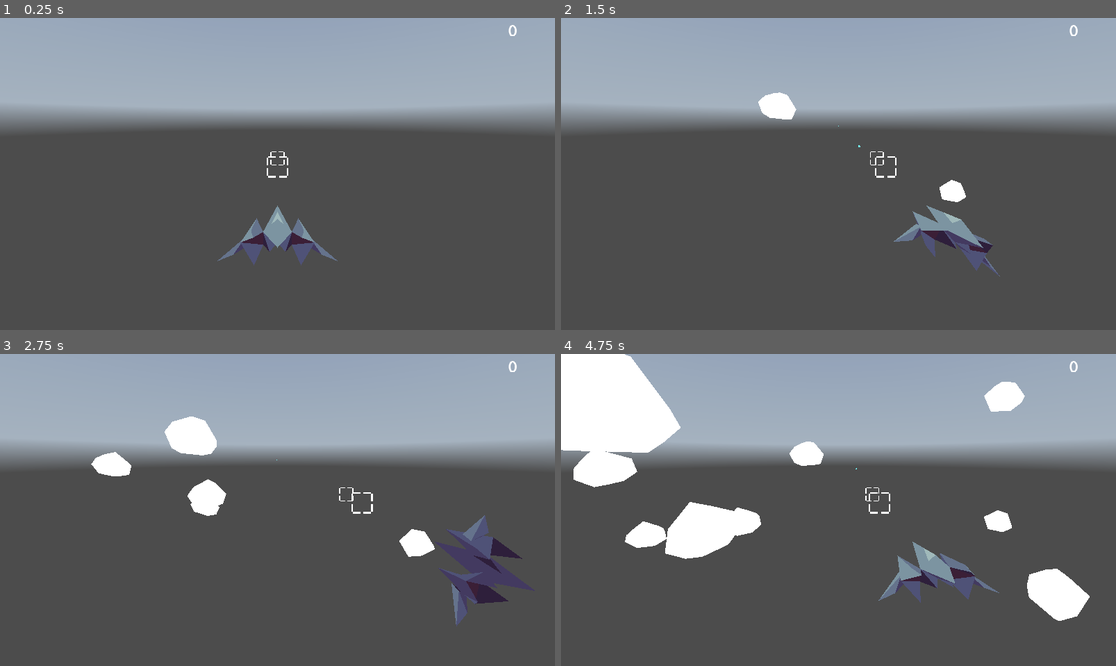
Above: before the commit, frames 1-4 (two rows, left to right).
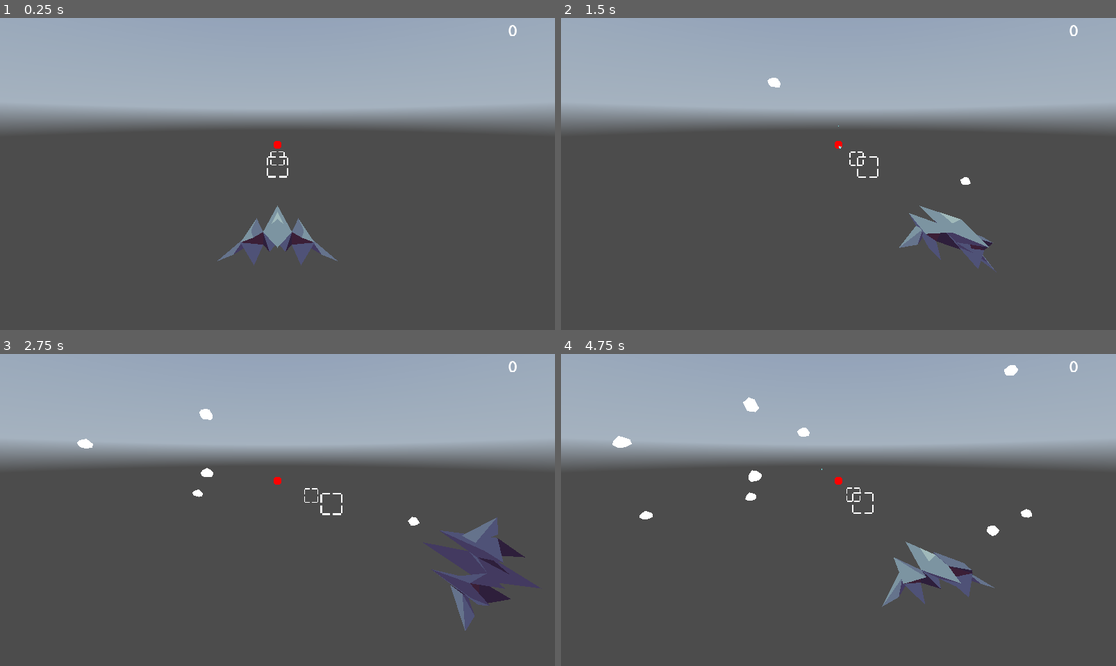
Above: after the commit, the same moments.

Repository: pjimenez1502/NovaRat
Game: Godot game, scene res://Scenes/World/UI.tscn
Same seed, same stepped clock (60 frames per second), same inputs: the game is played once before the commit and once after it. A sky picture missing from this copy of the repository is replaced by a grey-blue gradient.
Inputs (mouse positions are in pixels of both pictures, inside the frame that each line leads up to):
- Up to frame 1 (0.25 s): no input
- Up to frame 2 (1.5 s): tap Enter at 0.5 s; move the mouse to (960, 158) at 0.52 s; press the mouse at (960, 158) at 0.53 s; hold E (DODGE_RIGHT) 0.53-1.25 s; release the mouse at (960, 158) at 1.25 s; drag from (727, 189) to (810, 236) at 1.27 s
- Up to frame 3 (2.75 s): move the mouse to (333, 441) at 2.02 s; hold E (DODGE_RIGHT) from 2.03 s (still down); tap Delete at 2.1 s
- Up to frame 4 (4.75 s): release E (DODGE_RIGHT) at 2.75 s; drag from (810, 572) to (672, 463) at 2.77 s; move the mouse to (1005, 556) at 3.52 s; hold Q (DODGE_LEFT) 3.53-4.25 s; tap Enter at 3.6 s; drag from (672, 463) to (755, 432) at 4.27 s

The runs differ from the first frame. In frame 1, less than 0.1% of the frame differs, in the area x 49-51%, y 39-42%; in frame 2, 1.6%; in frame 3, 3.5%; in frame 4, 12%, in the area x 0-96%, y 0-86%.

Commit message:
Play_area and all range mode

Diff:
--- a/Scenes/Obstacles/Asteroid.tscn
+++ b/Scenes/Obstacles/Asteroid.tscn
@@ -37,6 +37,7 @@
 collision_layer = 34
 collision_mask = 2
 script = ExtResource("1_dgv8h")
+BASE_SPEED = 0.0
 
 [node name="Asteroid" parent="." instance=ExtResource("2_d1107")]
 transform = Transform3D(1, 0, 0, 0, 1, 0, 0, 0, 1, -0.0981742, 0, 0)
--- a/Scenes/World/Main.tscn
+++ b/Scenes/World/Main.tscn
@@ -1,13 +1,31 @@
-[gd_scene load_steps=3 format=3 uid="uid://do3qg8xv2qeju"]
+[gd_scene load_steps=5 format=3 uid="uid://do3qg8xv2qeju"]
 
 [ext_resource type="PackedScene" uid="uid://c6l7po0jlw5nx" path="res://Scenes/World/World.tscn" id="1_xsorj"]
 [ext_resource type="PackedScene" uid="uid://bogc8w4gkun8x" path="res://Scenes/Player Ship.tscn" id="2_7swg3"]
 
+[sub_resource type="StandardMaterial3D" id="StandardMaterial3D_ti2iq"]
+shading_mode = 0
+albedo_color = Color(1, 0, 0, 1)
+
+[sub_resource type="SphereMesh" id="SphereMesh_egrti"]
+material = SubResource("StandardMaterial3D_ti2iq")
+
 [node name="Main" type="Node3D"]
 
-[node name="World" parent="." instance=ExtResource("1_xsorj")]
+[node name="World" parent="." node_paths=PackedStringArray("play_area") instance=ExtResource("1_xsorj")]
+play_area = NodePath("../PlayArea")
 
-[node name="PlayerShip" parent="." instance=ExtResource("2_7swg3")]
+[node name="PlayArea" type="Node3D" parent="."]
 
-[node name="Camera3D" type="Camera3D" parent="."]
+[node name="AimCenter" type="Node3D" parent="PlayArea"]
+transform = Transform3D(1, 0, 0, 0, 1, 0, 0, 0, 1, 0, 0, -20)
+
+[node name="MeshInstance3D" type="MeshInstance3D" parent="PlayArea/AimCenter"]
+mesh = SubResource("SphereMesh_egrti")
+skeleton = NodePath("../..")
+
+[node name="PlayerShip" parent="PlayArea" node_paths=PackedStringArray("play_area") instance=ExtResource("2_7swg3")]
+play_area = NodePath("..")
+
+[node name="Camera3D" type="Camera3D" parent="PlayArea"]
 transform = Transform3D(1, 0, 0, 0, 0.965926, 0.258819, 0, -0.258819, 0.965926, 0, 3, 5)
--- a/Scenes/World/World.tscn
+++ b/Scenes/World/World.tscn
@@ -21,7 +21,7 @@
 [node name="SpawnDirector" type="Node" parent="."]
 script = ExtResource("2_il8o0")
 obstacle_list = Array[PackedScene]([ExtResource("3_2f2dg")])
-spawn_area = Vector3(20, 8, 1)
+spawn_area = Vector3(60, 24, 6)
 
 [node name="ObstacleSpawnTimer" type="Timer" parent="SpawnDirector"]
 wait_time = 0.5
--- a/Src/Player/player_ship.gd
+++ b/Src/Player/player_ship.gd
@@ -2,7 +2,11 @@
 class_name player_ship
 
 @onready var animation_player: AnimationPlayer = $AnimationPlayer
+@onready var aim_center: Node3D = $"../AimCenter"
 
+@export var all_range : bool
+
+@export var play_area : Node3D
 @export var _player_control : player_control
 @export var weapon : ship_weapon
 @export var stats : ship_stats
@@ -20,10 +24,20 @@
 
 var dash : Vector3
 
+
+
 func _physics_process(delta: float) -> void:
 	steer(delta)
 	bank(delta)
+
+	forward(delta)
+	if all_range:
+		check_turning(delta)
 	curr_dodge_cooldown -= delta
+
+func forward(delta : float) -> void:
+	play_area.global_translate(-play_area.transform.basis.z * delta * 4)
+	pass
 
 func steer(delta : float) -> void:
 	target_position = position + Vector3(_player_control.direction.x, _player_control.direction.y, 0) + (Vector3(_bank, 0, 0) * 0.5)
@@ -32,8 +46,18 @@
 
 	position = lerp(position, target_position , delta * 6)
 
-	look_target = lerp(look_target, position + Vector3(_player_control.direction.x * 30, _player_control.direction.y * 12, -20), delta * 8)
+	play_area.transform.basis.z
+	aim_center.position = Vector3(_player_control.direction.x * 30, _player_control.direction.y * 12, -20)
+	look_target = lerp(look_target, aim_center.global_position , delta * 8)
 	look_at(look_target)
+
+func check_turning(delta: float) -> void:
+	var turning_offset : float = position.x
+	if turning_offset > 5 and _player_control.direction.x > 0:
+		play_area.rotate_y(-_player_control.direction.x * delta * .8)
+
+	if turning_offset < -5 and _player_control.direction.x < 0:
+		play_area.rotate_y(-_player_control.direction.x * delta * .8)
 
 func dodge(direction : int) -> void:
 	if curr_dodge_cooldown > 0:
--- a/Src/World/SpawnDirector.gd
+++ b/Src/World/SpawnDirector.gd
@@ -1,6 +1,7 @@
 extends Node
 class_name spawn_director
 
+@onready var _world: world = $".."
 @onready var obstacle_spawn_timer: Timer = $ObstacleSpawnTimer
 
 @export var obstacle_list : Array[PackedScene]
@@ -17,8 +18,9 @@
 func spawn_obstacle() -> void:
 	var _obstacle = get_obstacle()
 	if _obstacle:
-		var position = Vector3(randf_range(-spawn_area.x, spawn_area.x), randf_range(-spawn_area.y, spawn_area.y), randf_range(-spawn_area.z, spawn_area.z)-20)
+		var position = _world.play_area.position + _world.play_area.transform.basis.z * -60 + Vector3(randf_range(-spawn_area.x, spawn_area.x), randf_range(-spawn_area.y, spawn_area.y), randf_range(-spawn_area.z, spawn_area.z))
 		_obstacle.position = position
+
 func _on_obstacle_spawn_timer_timeout() -> void:
 	spawn_obstacle()
 
--- a/Src/World/world.gd
+++ b/Src/World/world.gd
@@ -3,6 +3,7 @@
 
 @onready var _spawn_director: spawn_director = $SpawnDirector
 
+@export var play_area : Node3D
 @export var world_point : Vector3
 @export var scroll_speed : float = 5
 
